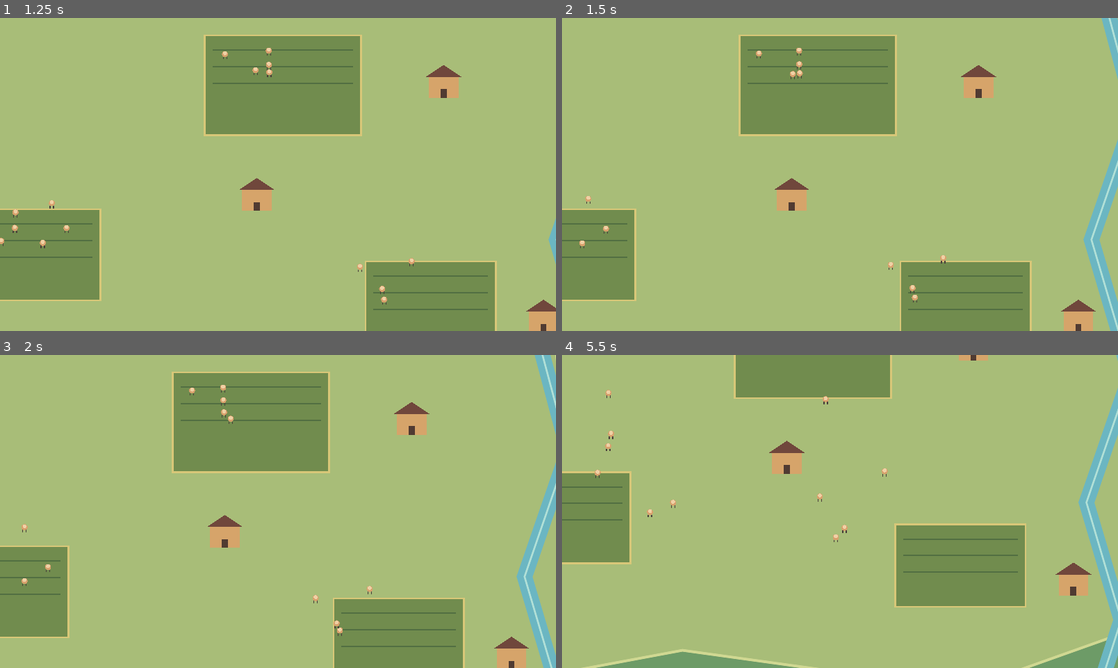
Above: before the commit, frames 1-4 (two rows, left to right).
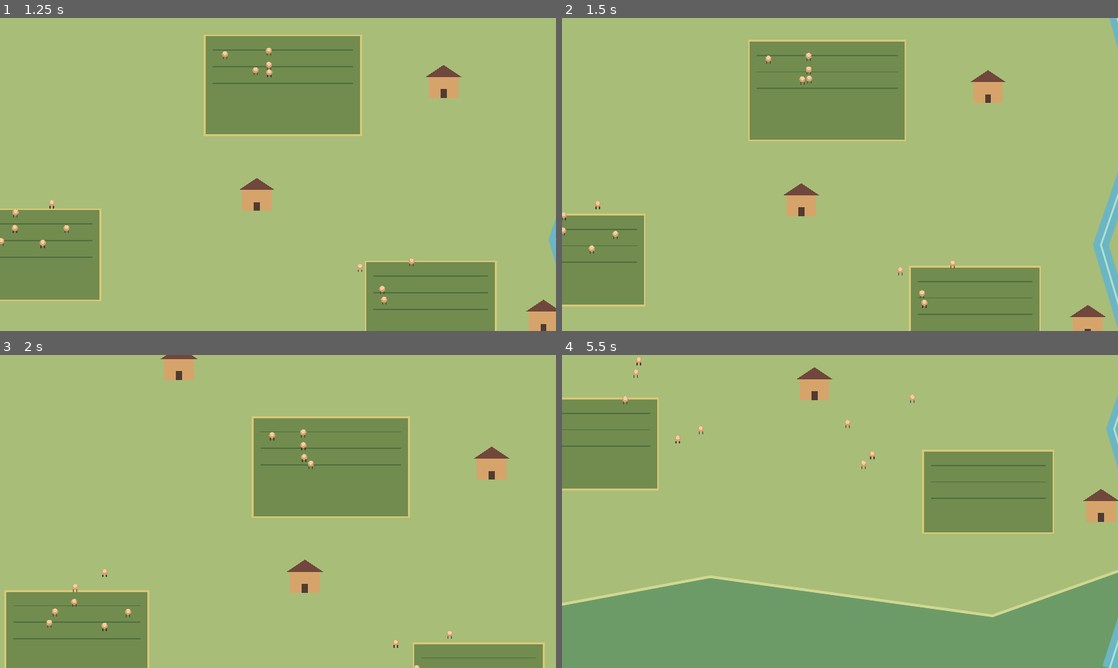
Above: after the commit, the same moments.

Repository: ochodosientosmilcuarenta-ai/Copaia-sociedad
Game: Godot game, scene res://main.tscn
The game is run twice, just before and just after one commit, with the same random seed, the same clock (stepped at 60 frames per second) and the same inputs.
Inputs (mouse positions are in pixels of both pictures, inside the frame that each line leads up to):
- Up to frame 1 (1.25 s): move the mouse to (400, 158) at 0.52 s; hold D from 0.53 s (still down); click (400, 158) at 0.67 s
- Up to frame 2 (1.5 s): release D at 1.25 s; drag from (728, 190) to (812, 237) at 1.27 s
- Up to frame 3 (2 s): no input
- Up to frame 4 (5.5 s): move the mouse to (895, 442) at 2.02 s; hold D 2.03-2.75 s; click (895, 442) at 2.17 s; drag from (812, 574) to (673, 464) at 2.77 s; move the mouse to (1006, 558) at 3.52 s; hold A 3.53-4.25 s; click (1006, 558) at 3.67 s; drag from (673, 464) to (756, 433) at 4.27 s; move the mouse to (867, 511) at 5.02 s; hold S from 5.03 s (still down); click (867, 511) at 5.17 s

Frame 1 is identical in both runs. In frame 2, 10% of the frame differs, in the area x 0-100%, y 0-100%; in frame 3, 31%; in frame 4, 49%.

Commit message:
Añade desplazamiento por arrastre a la cámara 2D

Diff:
--- a/main.gd
+++ b/main.gd
@@ -11,6 +11,7 @@
 var target_zoom := Vector2.ONE
 var touch_points: Dictionary = {}
 var pinch_distance := 0.0
+var mouse_pan_active := false
 var rng := RandomNumberGenerator.new()
 var tobacco_fields: Array[Rect2] = [
     Rect2(380.0, 300.0, 270.0, 180.0),
@@ -114,11 +115,15 @@
     target_zoom = Vector2(next_zoom, next_zoom)
 
 func _unhandled_input(event: InputEvent) -> void:
-    if event is InputEventMouseButton and event.pressed:
-        if event.button_index == MOUSE_BUTTON_WHEEL_UP:
+    if event is InputEventMouseButton:
+        if event.button_index == MOUSE_BUTTON_LEFT:
+            mouse_pan_active = event.pressed
+        elif event.pressed and event.button_index == MOUSE_BUTTON_WHEEL_UP:
             _set_zoom(target_zoom.x + 0.12)
-        elif event.button_index == MOUSE_BUTTON_WHEEL_DOWN:
+        elif event.pressed and event.button_index == MOUSE_BUTTON_WHEEL_DOWN:
             _set_zoom(target_zoom.x - 0.12)
+    elif event is InputEventMouseMotion and mouse_pan_active:
+        _pan_observer(event.relative)
     elif event is InputEventScreenTouch:
         if event.pressed:
             touch_points[event.index] = event.position
@@ -131,6 +136,9 @@
         if not touch_points.has(event.index):
             return
         touch_points[event.index] = event.position
+        if touch_points.size() == 1:
+            _pan_observer(event.relative)
+            return
         if touch_points.size() != 2:
             return
         var next_pinch_distance := _get_pinch_distance()
@@ -140,6 +148,13 @@
         var zoom_ratio := next_pinch_distance / pinch_distance
         _set_zoom(target_zoom.x * zoom_ratio)
         pinch_distance = next_pinch_distance
+
+func _pan_observer(screen_delta: Vector2) -> void:
+    if screen_delta.is_zero_approx():
+        return
+    observer_camera.position -= screen_delta / observer_camera.zoom.x
+    observer_camera.position.x = clampf(observer_camera.position.x, 0.0, WORLD_SIZE.x)
+    observer_camera.position.y = clampf(observer_camera.position.y, 0.0, WORLD_SIZE.y)
 
 func _get_pinch_distance() -> float:
     var points := touch_points.values()
